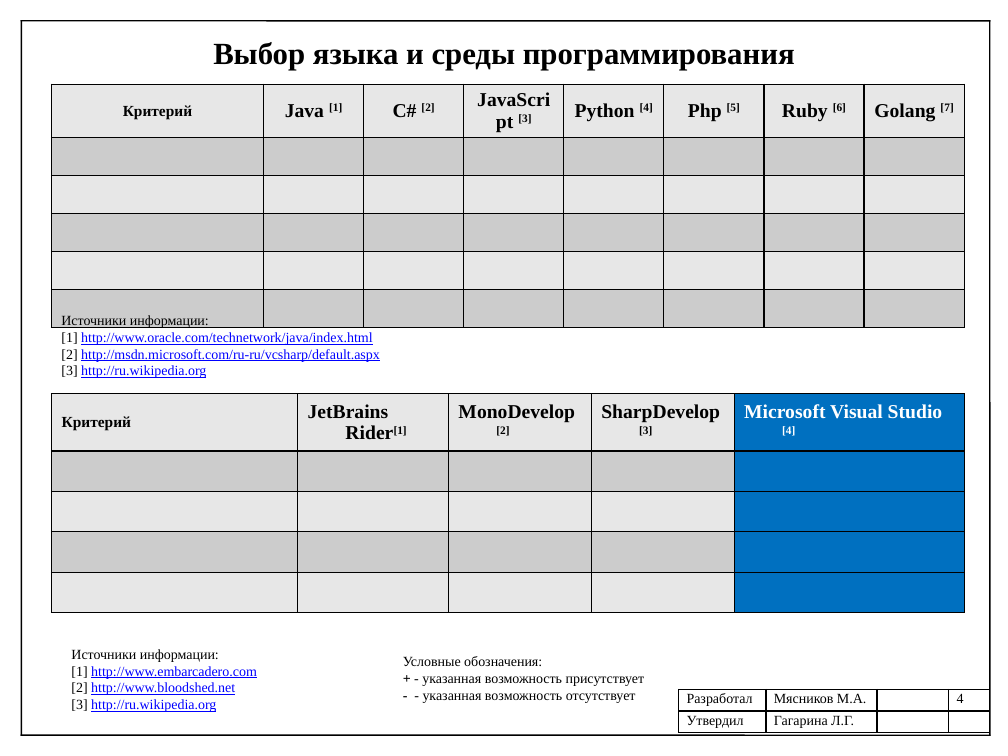
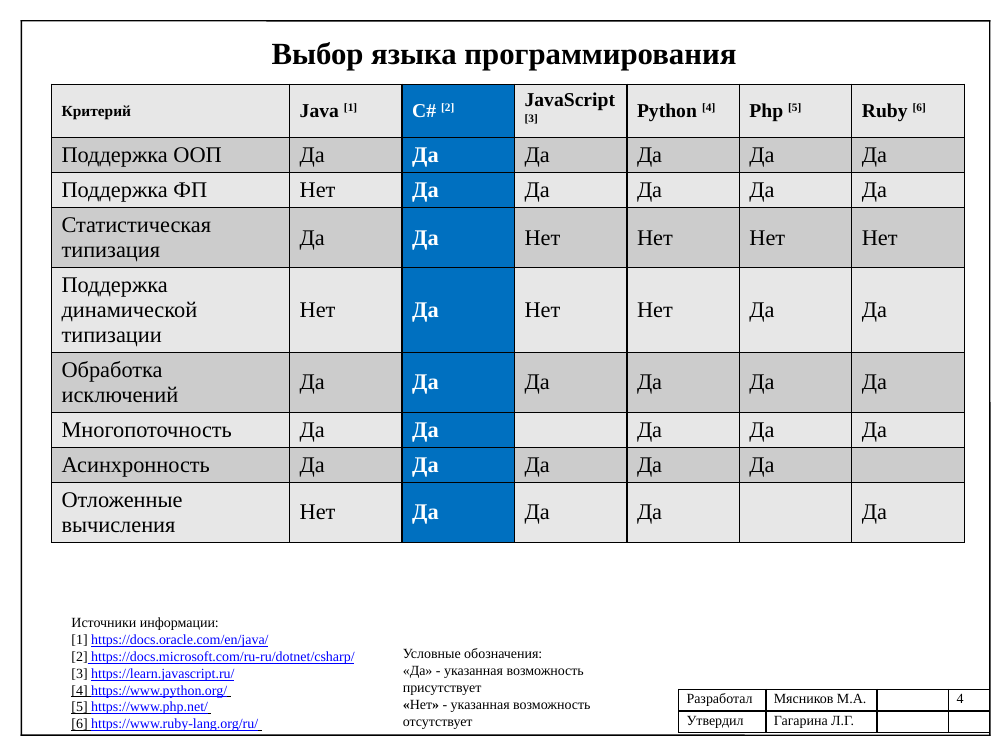
Before and after one commit to mJaJksJ/VCR, a slide deck: slide 4 of УП-Презентация.pptx. Drawn at 1008x756 pixels with LibreOffice and Linux fonts; fonts in the diff are those of the drawing. Boxes give left, top, right and bottom in pixels: in the first picture for what was removed or moved away, otherwise in the second. Text is boxed around its words. In the diff, an @@ line names an element or a change of style, - is before the commit and + after.

```diff
--- a/УП-Презентация.pptx
+++ b/УП-Презентация.pptx
@@ text at [272,42,736,70]: text changed @@
-Выбор языка и среды программирования
+Выбор языка программирования
@@ table at [51,85,967,564] @@
-Критерий | Java [1] | C# [2] | JavaScript [3] | Python [4] | Php [5] | Ruby [6] | Golang [7]
- |  |  |  |  |  |  | 
- |  |  |  |  |  |  | 
- |  |  |  |  |  |  | 
- |  |  |  |  |  |  | 
- |  |  |  |  |  |  | 
+Критерий | Java [1] | C# [2] | JavaScript [3] | Python [4] | Php [5] | Ruby [6]
+Поддержка ООП | Да | Да | Да | Да | Да | Да
+Поддержка ФП | Нет | Да | Да | Да | Да | Да
+Статистическая типизация | Да | Да | Нет | Нет | Нет | Нет
+Поддержка динамической типизации | Нет | Да | Нет | Нет | Да | Да
+Обработка исключений | Да | Да | Да | Да | Да | Да
+Многопоточность | Да | Да |  | Да | Да | Да
+Асинхронность | Да | Да | Да | Да | Да | 
+Отложенные вычисления | Нет | Да | Да | Да |  | Да
@@ table: place and size @@
-table at [51,85,962,344]
+table at [51,85,967,564]
@@ text removed at [61,315,380,378] @@
-Источники информации:
-[1] http://www.oracle.com/technetwork/java/index.html
-[2] http://msdn.microsoft.com/ru-ru/vcsharp/default.aspx
-[3] http://ru.wikipedia.org
@@ table removed at [51,394,965,613], 5 rows, 5 columns @@
-Критерий | JetBrains Rider[1] | MonoDevelop [2] | SharpDevelop[3] | Microsoft Visual Studio [4]
- |  |  |  | 
- |  |  |  | 
- |  |  |  | 
- |  |  |  | 
@@ text "Источники информации:": place and size @@
-text "Источники информации:" at [71,649,257,712]
+text "Источники информации:" at [71,617,354,731]
@@ text at [71,634,354,731]: text changed @@
-[1] http://www.embarcadero.com
-[2] http://www.bloodshed.net
-[3] http://ru.wikipedia.org
+[1] https://docs.oracle.com/en/java/
+[2] https://docs.microsoft.com/ru-ru/dotnet/csharp/
+[3] https://learn.javascript.ru/
+[4] https://www.python.org/
+[5] https://www.php.net/
+[6] https://www.ruby-lang.org/ru/
@@ text "Условные обозначения:": place and size @@
-text "Условные обозначения:" at [403,656,645,703]
+text "Условные обозначения:" at [403,648,590,729]
@@ text at [403,665,590,729]: text changed @@
-+ - указанная возможность присутствует
-- - указанная возможность отсутствует
+«Да» - указанная возможность присутствует
+«Нет» - указанная возможность отсутствует
```
Also in this commit, not shown: 2 other slides changed, 1 slide added, 2 other files.
